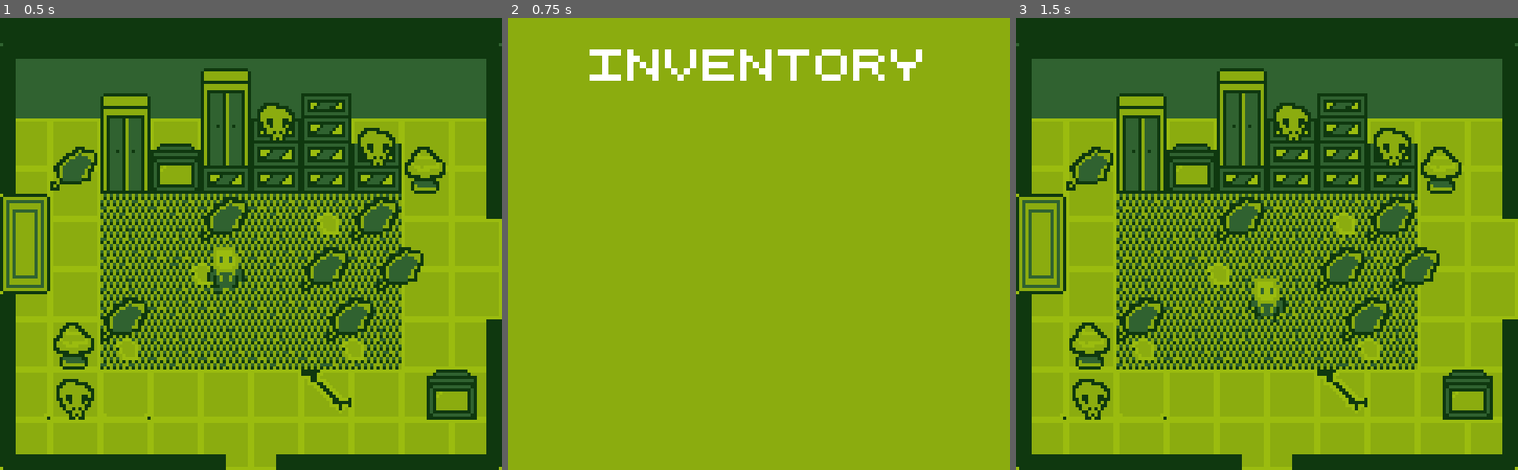
Above: before the commit, frames 1-3 (left to right).
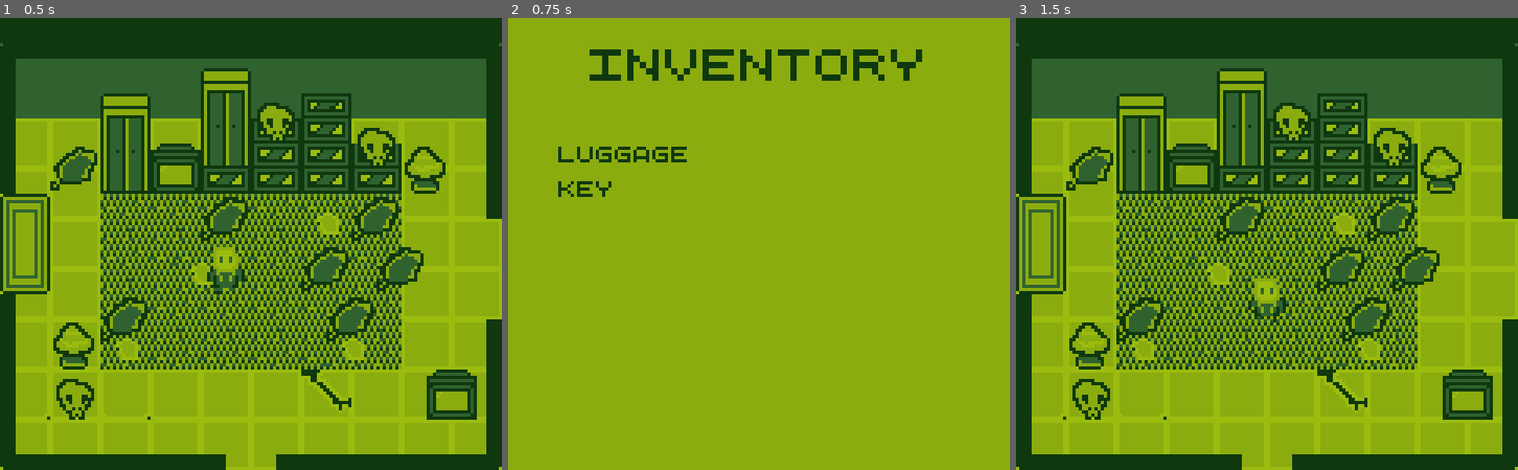
Above: after the commit, the same moments.

Repository: Ewen-C/Just_Borrowing
Game: Godot game, scene res://scenes/main.tscn
Same seed, same stepped clock (60 frames per second), same inputs: the game is played once before the commit and once after it.
Inputs:
- Up to frame 1 (0.5 s): no input
- Up to frame 2 (0.75 s): tap Enter at 0.5 s; hold Right (move_right) from 0.53 s (still down); tap Ctrl (action_start) at 0.6 s
- Up to frame 3 (1.5 s): tap Ctrl (action_start) at 1.25 s; release Right (move_right) at 1.28 s; hold S (move_down) from 1.28 s (still down); tap J (action_a) at 1.35 s

Frame 1 is identical in both runs. In frame 2, 2.4% of the frame differs, in the area x 10-83%, y 6-40%; in frame 3, nothing differs.

Commit message:
Basic inventory with strikethough on collect

Diff:
--- a/scenes/main.tscn
+++ b/scenes/main.tscn
@@ -1409,6 +1409,7 @@
 
 [node name="Pause Menu" parent="UI" instance=ExtResource("1_vp2t2")]
 process_mode = 3
+visible = false
 
 [node name="GameManager" type="Node" parent="."]
 process_mode = 3
--- a/scenes/pause_menu.tscn
+++ b/scenes/pause_menu.tscn
@@ -27,11 +27,11 @@
 offset_left = 16.0
 offset_top = 8.0
 offset_right = 144.0
-offset_bottom = 21.0
+offset_bottom = 24.0
+theme_override_colors/font_color = Color(0.0588235, 0.219608, 0.0588235, 1)
 theme_override_fonts/font = ExtResource("2_xqdbk")
 theme_override_font_sizes/font_size = 10
-text = "Inventory
-"
+text = "Inventory"
 horizontal_alignment = 1
 
 [node name="VBoxContainer" type="VBoxContainer" parent="."]
@@ -40,10 +40,11 @@
 anchor_right = 1.0
 anchor_bottom = 1.0
 offset_left = 16.0
-offset_top = 8.0
+offset_top = 40.0
 offset_right = -16.0
 offset_bottom = -16.0
 grow_horizontal = 2
 grow_vertical = 2
 
 [connection signal="draw" from="." to="." method="_on_draw"]
+[connection signal="hidden" from="." to="." method="_on_hidden"]
--- a/scripts/main_scene.gd
+++ b/scripts/main_scene.gd
@@ -13,7 +13,9 @@
 
 func toogle_pause() -> void:
 	get_tree().paused = !get_tree().paused
+
 	if get_tree().paused:
 		pause_menu.show();
 		pause_menu.current_items = game_manager.item_list
-	else: pause_menu.hide()
+	else:
+		pause_menu.hide()
--- a/scripts/pause_menu.gd
+++ b/scripts/pause_menu.gd
@@ -5,10 +5,18 @@
 var current_items = {}
 
 
+# Reacreate labels with each _on_draw (to update strikethough)
 func _on_draw():
+	for item in current_items :
+		var my_label = RichTextLabel.new()
+		my_label.fit_content = true
+		if current_items[item] : my_label.push_strikethrough()
+		my_label.append_text(item)
+		my_label.add_theme_font_override("normal_font", load("res://assets/fonts/Quinquefive-ALoRM.ttf"))
+		my_label.add_theme_font_size_override("normal_font_size", 5)
+		my_label.add_theme_color_override("default_color", "#0f380f")
+		v_box_container.add_child(my_label)
+
+func _on_hidden():
 	for labels_items in v_box_container.get_children() :
 		labels_items.queue_free()
-
-	for item in current_items :
-		print_debug(item)
-		print_debug(current_items[item])
